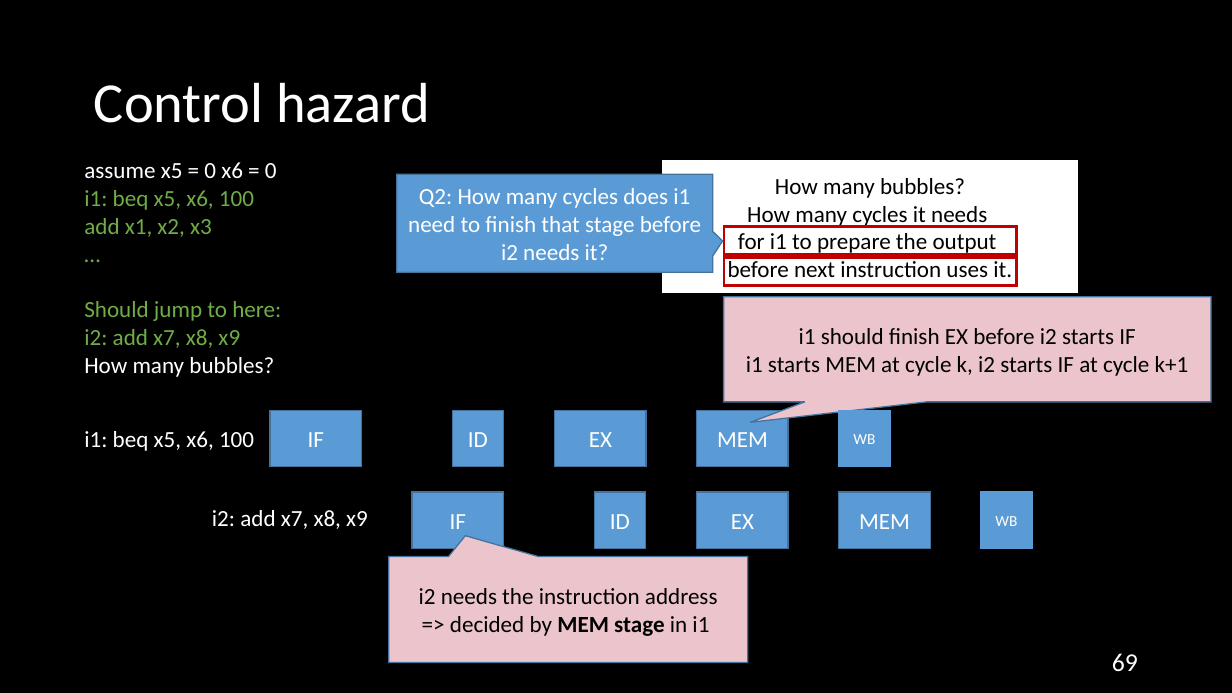
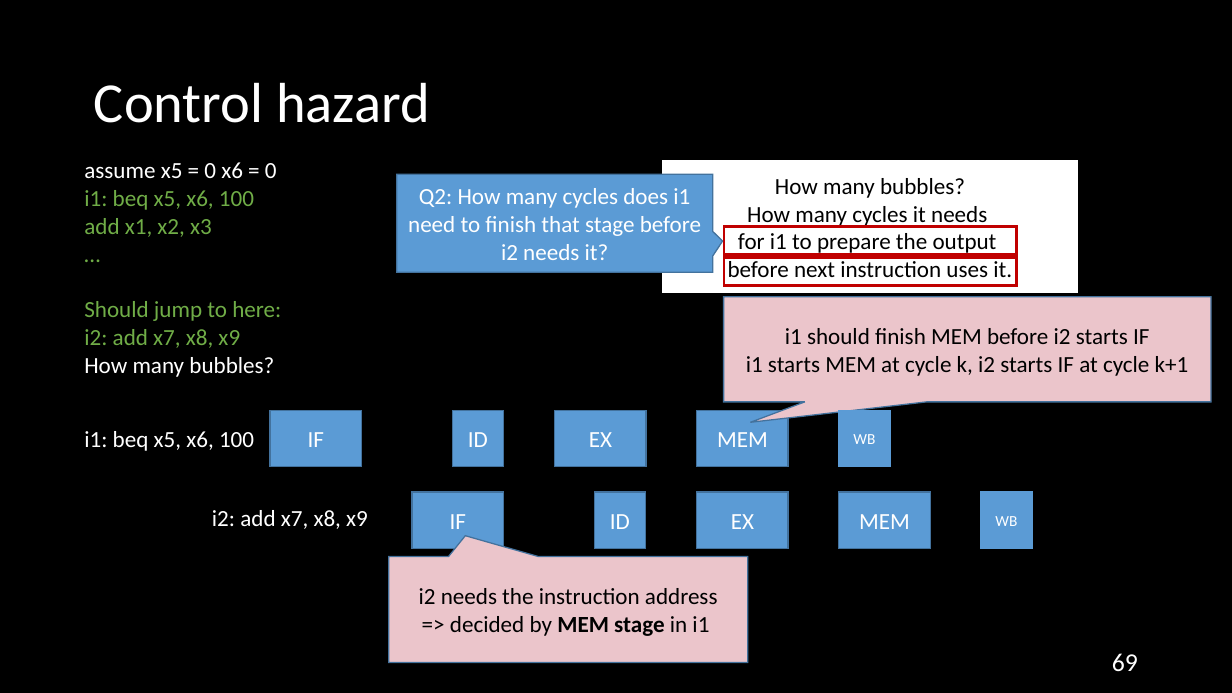
Before and after one commit to NYU-CSO/nyu-cso.github.io, a slide deck: slide 69 of rec-notes/r14.pptx. Drawn at 1232x693 pixels with LibreOffice and Linux fonts; fonts in the diff are those of the drawing. Boxes give left, top, right and bottom in pixels: in the first picture for what was removed or moved away, otherwise in the second. Text is boxed around its words. In the diff, an @@ line names an element or a change of style, - is before the commit and + after.

```diff
--- a/rec-notes/r14.pptx
+++ b/rec-notes/r14.pptx
@@ text in speech box at box(785, 328, 1149, 344): text changed @@
-i1 should finish EX before i2 starts IF
+i1 should finish MEM before i2 starts IF
```
Also in this commit, not shown: 1 other slide changed, 1 other file.
